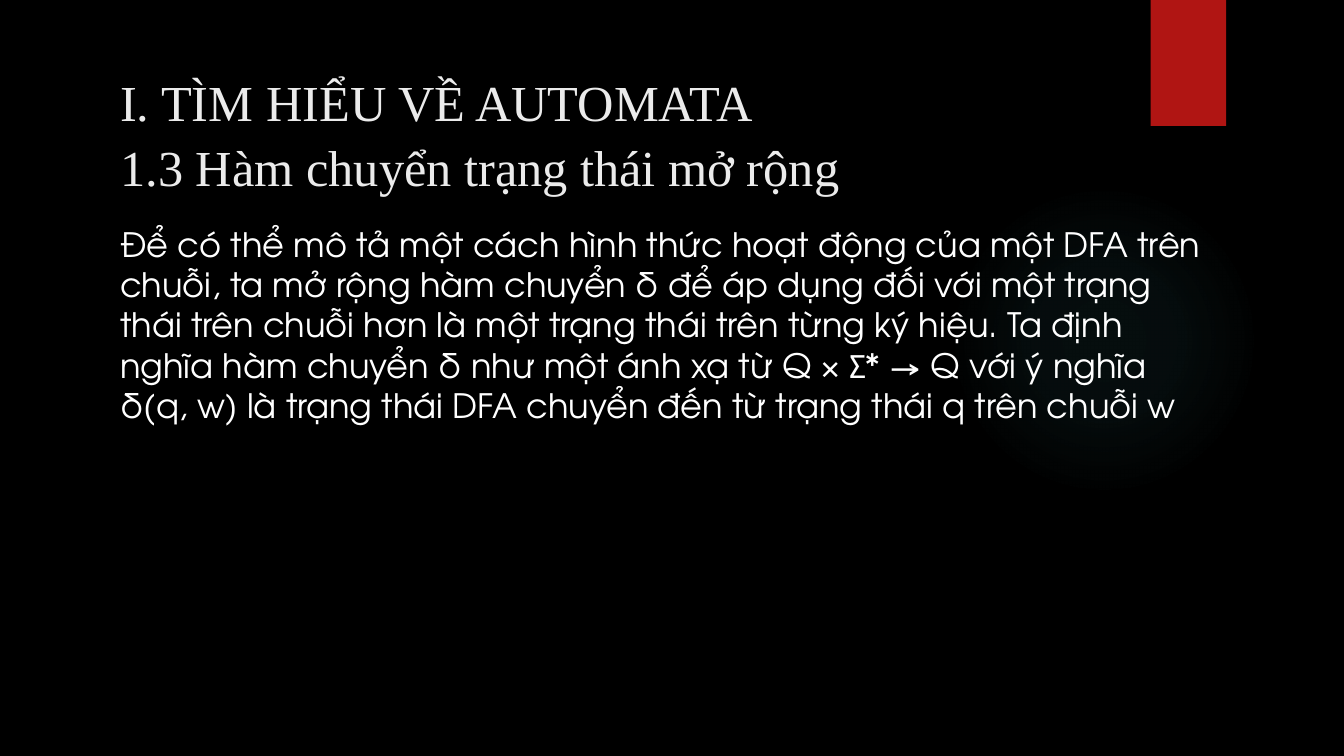
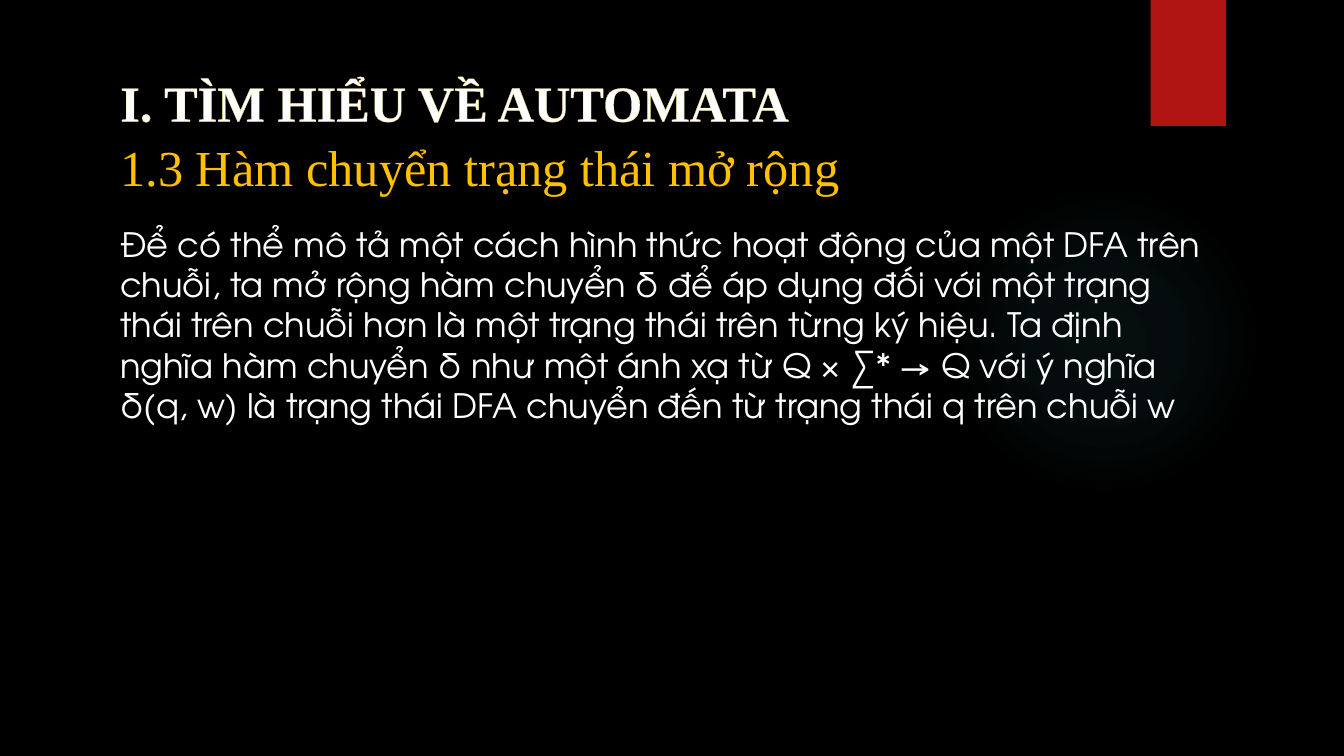
Before and after one commit to bahao113/TieuLuanNNHTvaTinhToan, a slide deck: slide 5 of bao cao.pptx. Drawn at 1344x756 pixels with LibreOffice and Linux fonts; fonts in the diff are those of the drawing; background and template pictures are left out. Boxes give left, top, right and bottom in pixels: in the first picture for what was removed or moved away, otherwise in the second. Text is boxed around its words. In the diff, an @@ line names an element or a change of style, - is before the commit and + after.

```diff
--- a/bao cao.pptx
+++ b/bao cao.pptx
@@ text "I. TÌM HIỂU VỀ AUTOMATA" at (x1=120, y1=82, x2=789, y2=123): text colour #EBEBEB to #FFFFFF, letter outline none to #F0D47F 0.52 pt, bold on @@
@@ text "1.3 Hàm chuyển trạng thái ..." at (x1=120, y1=149, x2=839, y2=196): text colour #EBEBEB to #FFC000 @@
@@ subtitle at (x1=120, y1=225, x2=1201, y2=426): text changed @@
-Để có thể mô tả một cách hình thức hoạt động của một DFA trên chuỗi, ta mở rộng hàm chuyển δ để áp dụng đối với một trạng thái trên chuỗi hơn là một trạng thái trên từng ký hiệu. Ta định nghĩa hàm chuyển δ như một ánh xạ từ Q × Σ* → Q với ý nghĩa δ(q, w) là trạng thái DFA chuyển đến từ trạng thái q trên chuỗi w
+Để có thể mô tả một cách hình thức hoạt động của một DFA trên chuỗi, ta mở rộng hàm chuyển δ để áp dụng đối với một trạng thái trên chuỗi hơn là một trạng thái trên từng ký hiệu. Ta định nghĩa hàm chuyển δ như một ánh xạ từ Q × ∑* → Q với ý nghĩa δ(q, w) là trạng thái DFA chuyển đến từ trạng thái q trên chuỗi w
```
Also in this commit, not shown: 8 other slides changed, 11 slides added, 1 slide removed.
